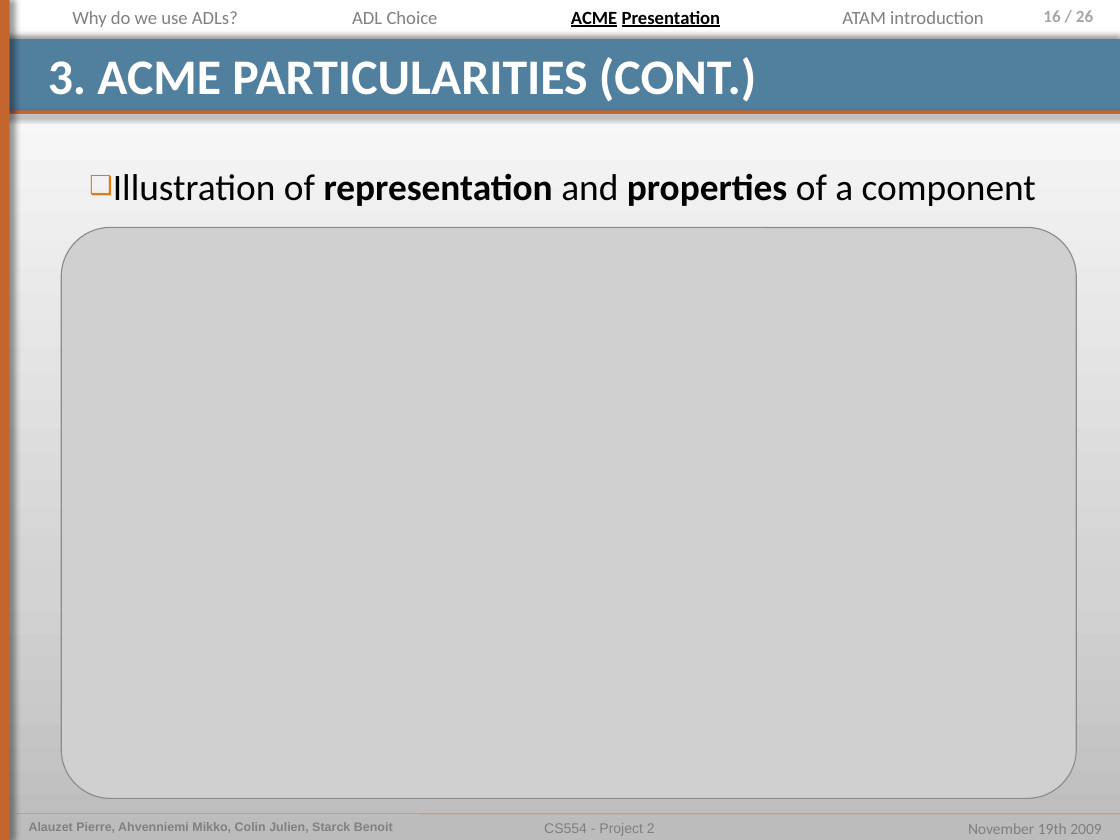
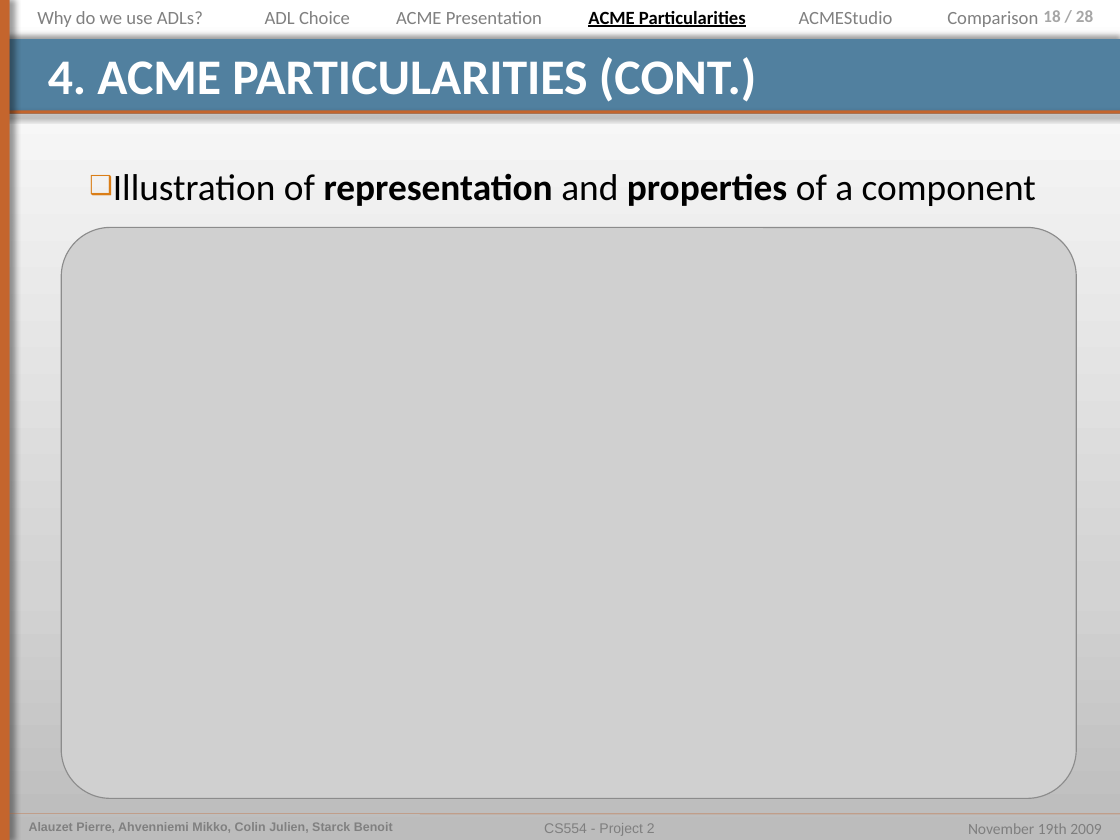
Before and after one commit to pierrealauzet/euroteam, a slide deck: slide 18 of Project 2/Part2/CS554_EuroTeam_Project2_OP5_jul.pptx (slide 16 before the commit). Drawn at 1120x840 pixels with LibreOffice and Linux fonts; fonts in the diff are those of the drawing; grey boxes stand for pictures. Boxes give left, top, right and bottom in pixels: in the first picture for what was removed or moved away, otherwise in the second. Text is boxed around its words. In the diff, an @@ line names an element or a change of style, - is before the commit and + after.

```diff
--- a/Project 2/Part2/CS554_EuroTeam_Project2_OP5_jul.pptx
+++ b/Project 2/Part2/CS554_EuroTeam_Project2_OP5_jul.pptx
@@ text "Why do we use ADLs?": place and size @@
-text "Why do we use ADLs?" at <box>72,11,238,27</box>
+text "Why do we use ADLs?" at <box>37,11,203,27</box>
@@ text "ADL Choice": place and size @@
-text "ADL Choice" at <box>352,11,438,24</box>
+text "ADL Choice" at <box>265,11,350,24</box>
@@ text "ACME Presentation": place and size @@
-text "ACME Presentation" at <box>571,11,721,27</box>
+text "ACME Presentation" at <box>396,11,542,24</box>
@@ text "ACME Presentation" at <box>396,11,542,24</box>: text colour #000000 to #808080, bold off, underline off @@
@@ text added at <box>588,11,746,27</box>, 12 pt, text #000000, bold, underline @@
+ACME Particularities
@@ text added at <box>799,11,893,24</box>, 12 pt, text #808080 @@
+ACMEStudio
@@ text removed at <box>842,11,984,24</box> @@
-ATAM introduction
@@ text added at <box>947,11,1038,27</box>, 12 pt, text #808080 @@
+Comparison
@@ page number at <box>1043,10,1093,22</box>: text changed @@
-16 / 26
+18 / 28
@@ title at <box>48,57,756,102</box>: text changed @@
-3. ACME PARTICULARITIES (CONT.)
+4. ACME PARTICULARITIES (CONT.)
```
Also in this commit, not shown: 20 other slides changed, 4 slides added, 1 slide removed, 2 other files.
